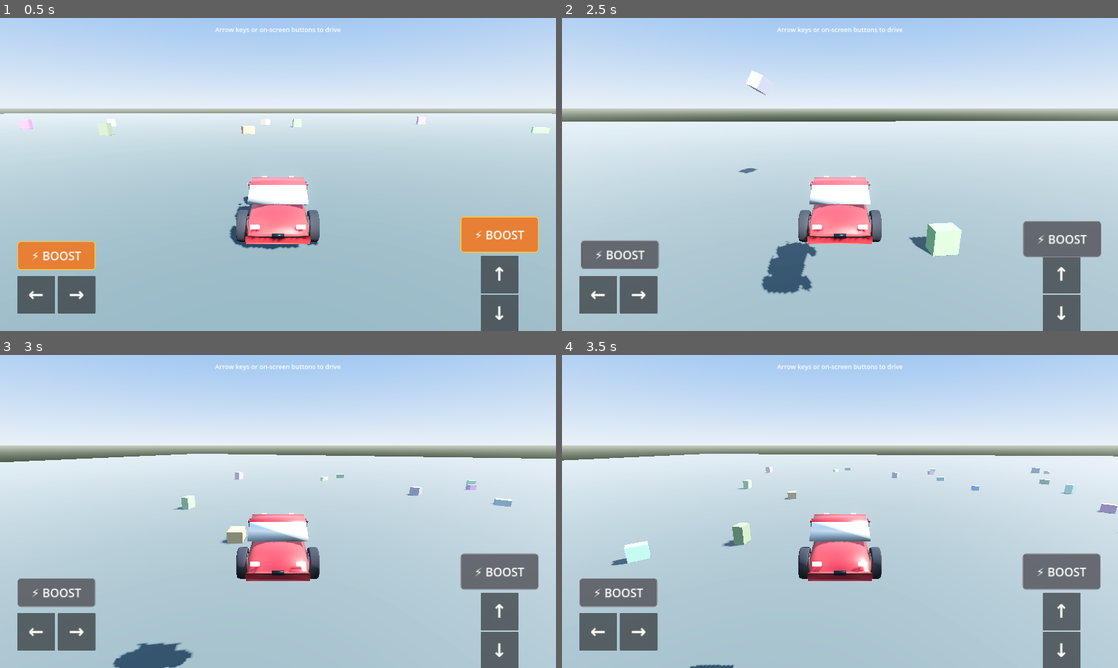
Above: before the commit, frames 1-4 (two rows, left to right).
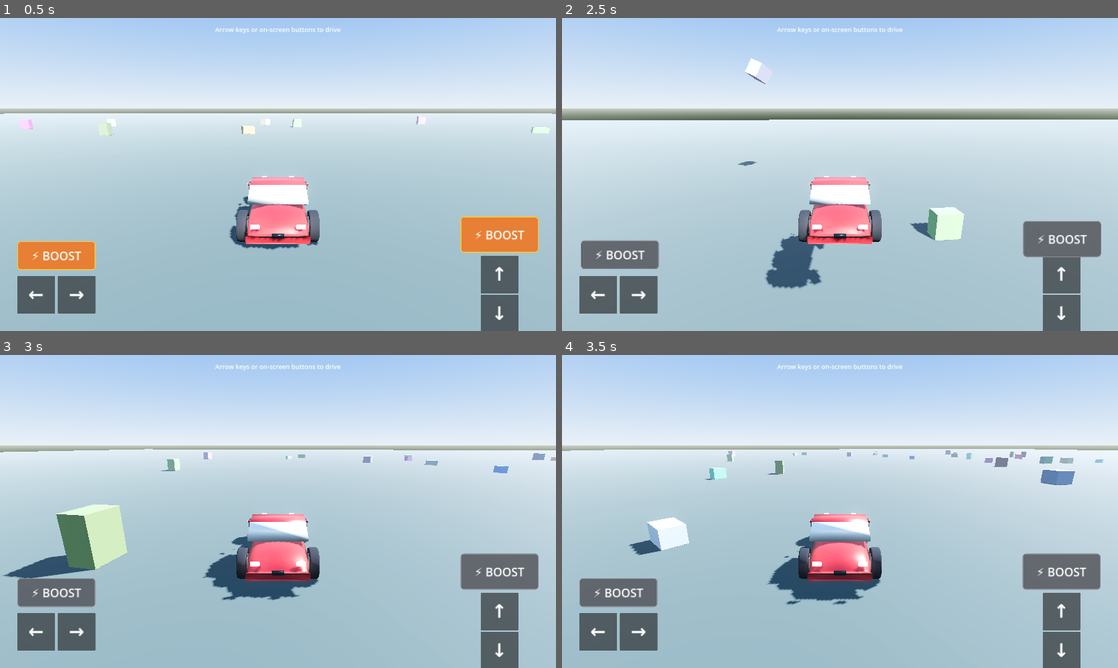
Above: after the commit, the same moments.

Repository: Kakcalu13/Inkhelhna-ho-te
Game: Godot game, scene res://scenes/world.tscn
Two runs of this game, one before a commit and one after it. Both use one fixed random seed, a clock stepped at 60 frames per second and the inputs below.
Inputs (mouse positions are in pixels of both pictures, inside the frame that each line leads up to):
- Up to frame 1 (0.5 s): no input
- Up to frame 2 (2.5 s): tap Enter at 0.5 s; move the mouse to (812, 237) at 0.52 s; hold Up (ui_up) 0.53-1.25 s; tap Space (boost) at 0.6, 2.1 s; click (812, 237) at 0.67 s; drag from (1006, 221) to (812, 237) at 1.27 s; move the mouse to (673, 127) at 2.02 s; hold Left (ui_left) from 2.03 s (still down)
- Up to frame 3 (3 s): release Left (ui_left) at 2.75 s; drag from (305, 511) to (111, 464) at 2.77 s
- Up to frame 4 (3.5 s): no input

Frame 1 is identical in both runs. In frame 2, 2.3% of the frame differs, in the area x 0-100%, y 12-89%; in frame 3, 7.9%, in the area x 0-100%, y 30-100%; in frame 4, 5.9%.

Commit message:
add gravity, slope limits, and vertical velocity clamping to prevent car from climbing boxes or floating after collisions

Diff:
--- a/game/scripts/car_controller.gd
+++ b/game/scripts/car_controller.gd
@@ -27,6 +27,10 @@
 @export var normal_push_factor: float = 0.60
 @export var boost_push_factor: float = 2.0
 
+# Gravity so the car falls back down whenever a box pushes it up an inclined
+# surface. Higher value = snappier "snap to ground" after any contact bump.
+@export var gravity: float = 80.0
+
 var speed: float = 0.0
 var steer_angle: float = 0.0
 var boost_timer: float = 0.0          # > 0 while currently boosting
@@ -41,6 +45,13 @@
 	if anim_player and anim_player.has_animation("Drive"):
 		anim_player.play("Drive")
 		anim_player.speed_scale = 0.0
+
+	# Treat any surface steeper than ~15° as a wall instead of a climbable slope.
+	# Box edges / tilted boxes are well above 15°, so the car stops and slides
+	# along them instead of riding up onto them like a ramp.
+	floor_max_angle = deg_to_rad(15.0)
+	# When pressed against a wall, slide along it — don't try to climb.
+	floor_block_on_wall = true
 
 
 func _physics_process(delta: float) -> void:
@@ -87,10 +98,28 @@
 	if absf(speed) > 0.05:
 		rotate_y(steer_angle * (speed / max_speed) * turn_speed * delta)
 
-	# Drive forward (Car's local -Z) and let CharacterBody3D resolve collisions
+	# Drive forward (Car's local -Z) and let CharacterBody3D resolve collisions.
+	# Force the horizontal motion to stay strictly in the XZ plane (forward.y
+	# could pick up a tiny non-zero from accumulated rotation drift), then let
+	# gravity drive Y. Without this, sliding up a tilted box surface keeps the
+	# car suspended in mid-air after the impact.
 	var forward := -global_transform.basis.z
-	velocity = forward * speed
+	var prev_y_velocity: float = velocity.y
+	velocity.x = forward.x * speed
+	velocity.z = forward.z * speed
+	if is_on_floor():
+		# Small constant downward velocity keeps is_on_floor() true on flat ground
+		velocity.y = -2.0
+	else:
+		velocity.y = prev_y_velocity - gravity * delta
+	# Don't let collisions launch us upward — clamp positive Y motion before
+	# the slide so the algorithm can never give us a free kick into the air.
+	velocity.y = minf(velocity.y, 0.0)
 	move_and_slide()
+	# Same clamp after the slide: if a tilted-box impact rotated our velocity
+	# upward, kill it so it can't carry into the next physics tick.
+	if velocity.y > 0.0:
+		velocity.y = 0.0
 
 	# Push any RigidBody3D we hit. Apply impulse at the contact point so the
 	# box gets both linear push and a torque (so it tumbles when hit at a corner).
